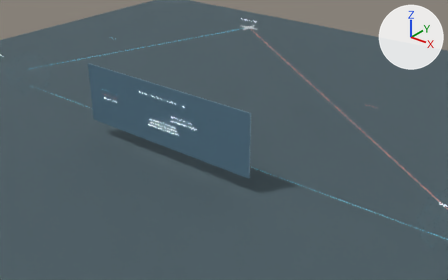
The Blender file projeto/figures/radome_two_nodes_aircraft_100km.blend: old version first, new version second.
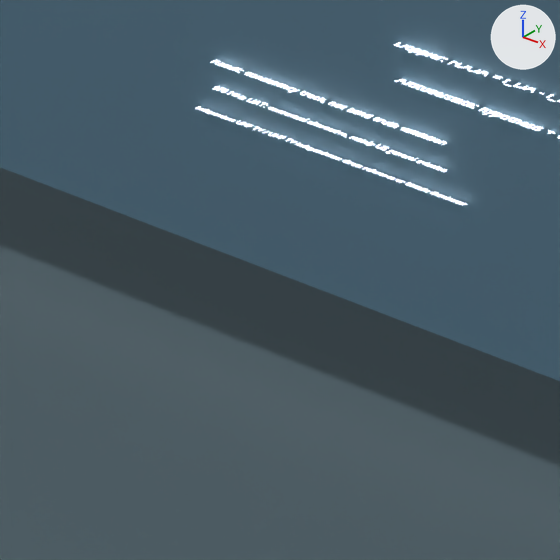
There are two pictures of each version: one from a 50 mm lens placed at (70.9, -78.4, 51.4), pointed at (8.9, -0.9, 3.3), one close up on the part from 28% to 42% of the width and 40% to 63% of the height. The lights are fixed; the arrows at upper right show +X, +Y and +Z. The older version's two pictures come first.

In view in the first close-up: '978 MHz UAT: contextual alternative, mainly US general aviation', 'Observable fusion panel', 'Result: consistency track, not blind truth validation', 'Terrain plane' and 3 more.
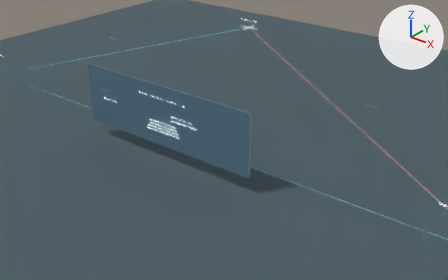
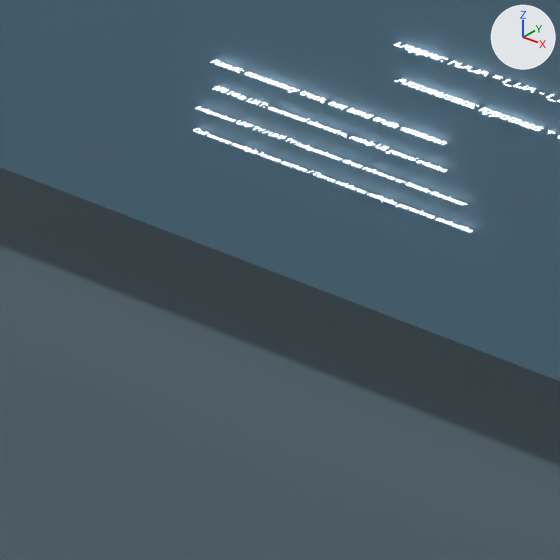
Commit message: Add cellular towers as passive radar illuminators

What differs and where, as boxes [x1, y1, x2, y2] in the close-ups (560 x 560 px):
'Cell towers: multiple known carriers / Torres celulares: múlti', added
    after: [193, 129, 473, 232]

Edits to the bpy script that builds the scene:
```text
Add txt_cell_towers__multiple_known_carriers___torres_celulares__múlti:
    txt_cell_towers__multiple_known_carriers___torres_celulares__múlti = bpy.data.curves.new('Cell towers: multiple known carriers / Torres celulares: múlti', 'FONT')
    txt_cell_towers__multiple_known_carriers___torres_celulares__múlti.body = 'Cell towers: multiple known carriers / Torres celulares: múltiplas portadoras conhecidas'
    txt_cell_towers__multiple_known_carriers___torres_celulares__múlti.materials.append(mat_text)  # white #f3f9ff, glowing white #f3f9ff
    txt_cell_towers__multiple_known_carriers___torres_celulares__múlti.extrude = 0.005
    txt_cell_towers__multiple_known_carriers___torres_celulares__múlti.align_x = 'CENTER'
    txt_cell_towers__multiple_known_carriers___torres_celulares__múlti.size = 0.22
Add ob_cell_towers__multiple_known_carriers___torres_celulares__múlti:
    ob_cell_towers__multiple_known_carriers___torres_celulares__múlti = bpy.data.objects.new('Cell towers: multiple known carriers / Torres celulares: múlti', txt_cell_towers__multiple_known_carriers___torres_celulares__múlti)
    ob_cell_towers__multiple_known_carriers___torres_celulares__múlti.location = (0.0, -7.3, 4.5)
```
